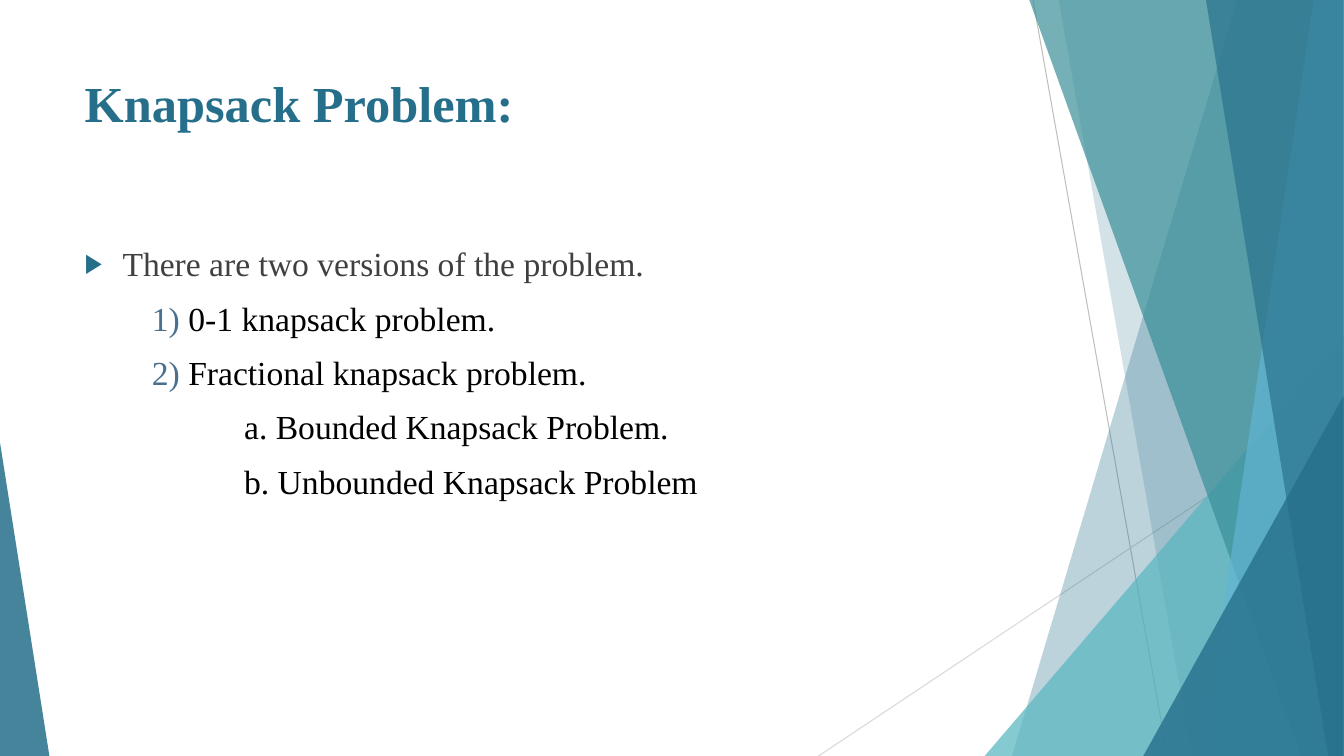
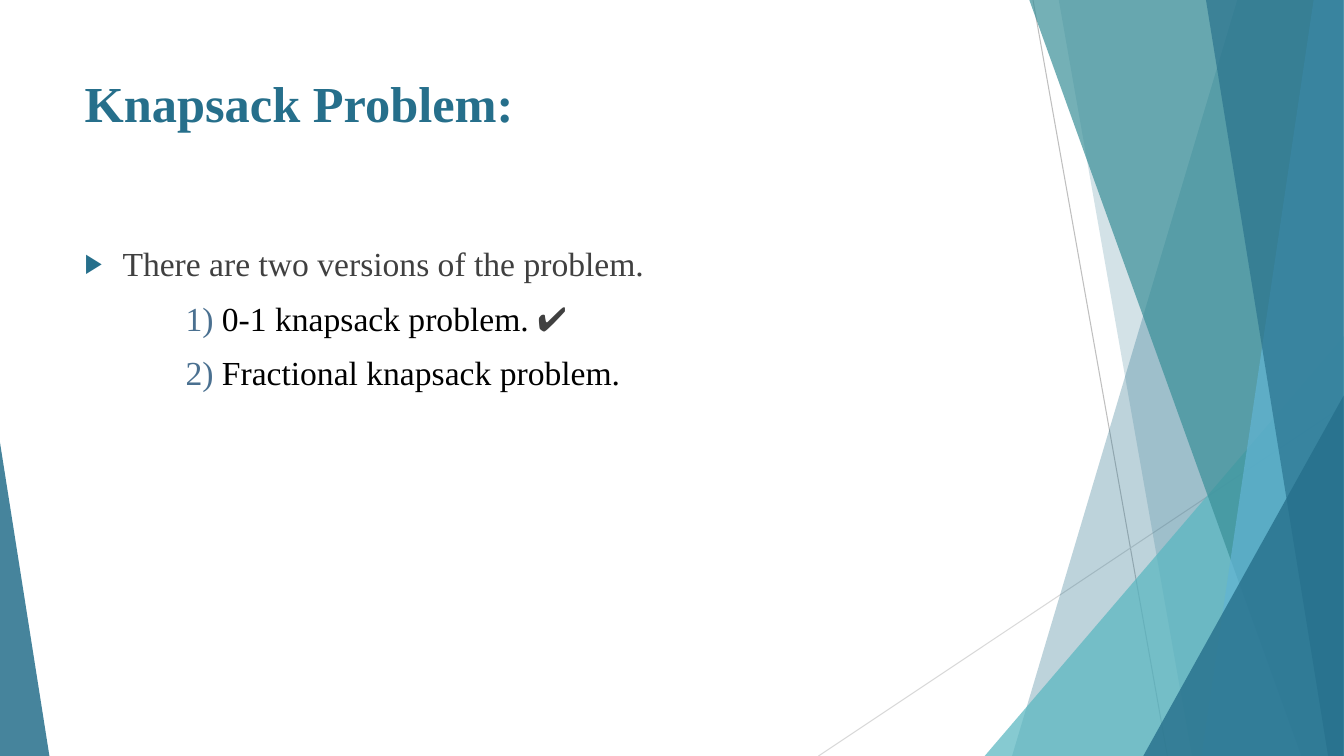
Before and after one commit to IAMUZAIRMEHMOOD/DSA_Project, a slide deck: slide 2 of Kanpsack.pptx (slide 4 before the commit). Drawn at 1344x756 pixels with LibreOffice and Linux fonts; fonts in the diff are those of the drawing. Boxes give left, top, right and bottom in pixels: in the first picture for what was removed or moved away, otherwise in the second. Text is boxed around its words. In the diff, an @@ line names an element or a change of style, - is before the commit and + after.

```diff
--- a/Kanpsack.pptx
+++ b/Kanpsack.pptx
@@ text at [186,307,528,337]: text changed @@
-1) 0-1 knapsack problem.
+1) 0-1 knapsack problem. ✔
@@ text at [244,415,698,500]: paragraphs removed @@
-a. Bounded Knapsack Problem.
-b. Unbounded Knapsack Problem
```
Also in this commit, not shown: 2 other slides changed, 5 slides added, 2 slides removed, 4 other files.
